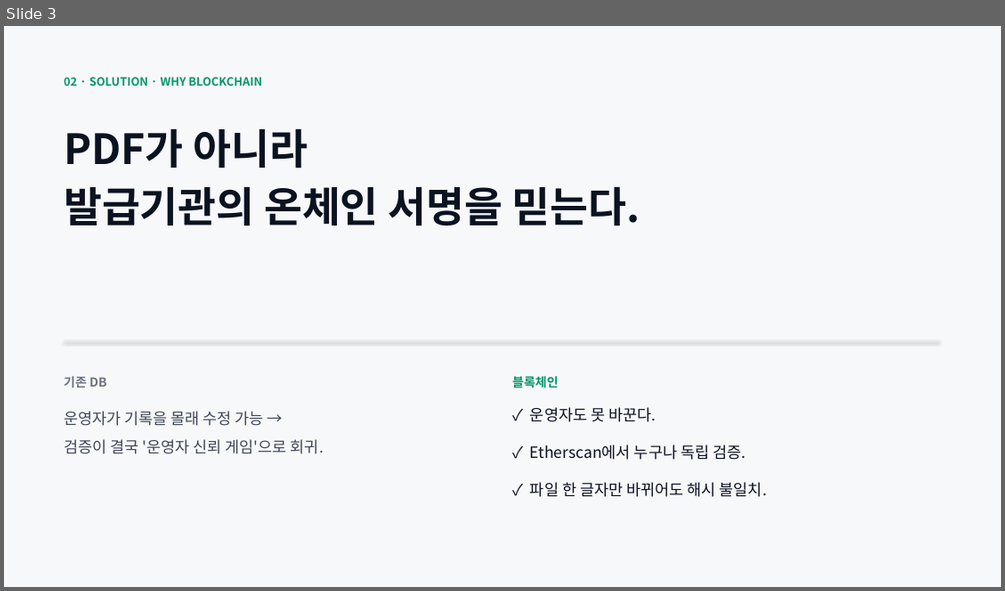
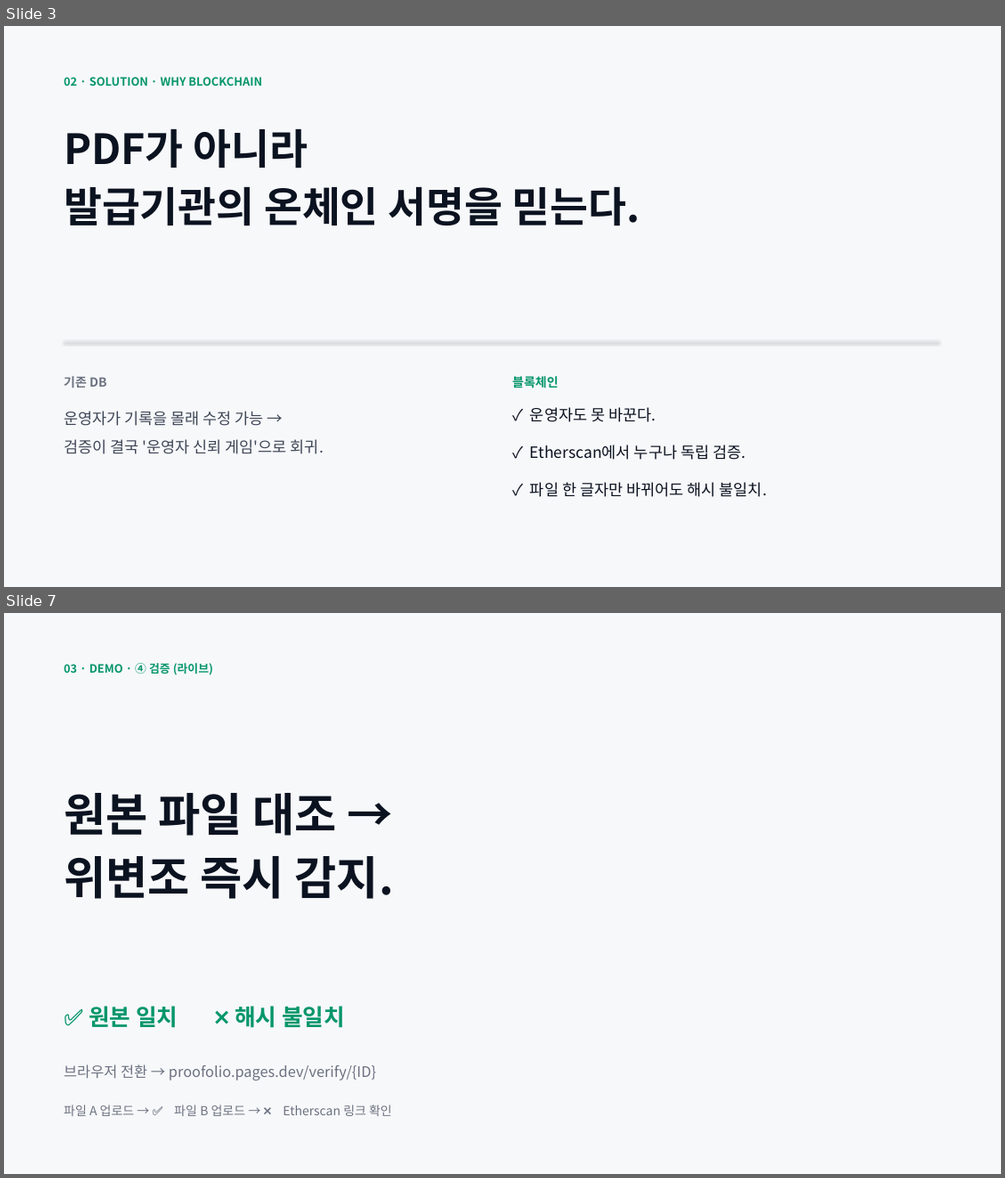
Before and after one commit to geunhoworkspace0916-ops/Proofolio, a slide deck: docs/Proofolio_발표.pptx. Shown one above the other, each under a label of ours: slide 3 before the commit, slides 3 and 7 after it; the slides between them are not shown. The pictures are 1005x591 and 1005x1178 pixels, drawn with LibreOffice and Linux fonts; fonts in the diff are those of the drawing. Boxes give left, top, right and bottom in pixels: in the first picture for what was removed or moved away, otherwise in the second. Text is boxed around its words. In the diff, an @@ line names an element or a change of style, - is before the commit and + after.

Commit message:
feat(deck): 9-slide layout for 3-video + live demo flow

```diff
--- a/docs/Proofolio_발표.pptx
+++ b/docs/Proofolio_발표.pptx
@@ slide 7 added at box(4, 613, 1001, 1174), background #F7F8FA @@
@@ text added at box(64, 663, 213, 675), 11 pt, text #059669, bold @@
+03 · DEMO · ④ 검증 (라이브)
@@ text added at box(64, 793, 395, 899), 44 pt, text #0B1220, bold @@
+원본 파일 대조 →
+위변조 즉시 감지.
@@ text added at box(89, 1005, 345, 1028), 22 pt, text #059669, bold @@
+✅ 원본 일치 ❌ 해시 불일치
@@ text added at box(64, 1064, 376, 1080), 14 pt, text #6B7280 @@
+브라우저 전환 → proofolio.pages.dev/verify/{ID}
@@ text added at box(64, 1104, 392, 1116), 12 pt, text #6B7280 @@
+파일 A 업로드 → ✅ 파일 B 업로드 → ❌ Etherscan 링크 확인
```
Also in this commit, not shown: 3 slides changed, 2 other slides added, 1 slide removed, 3 other files.
